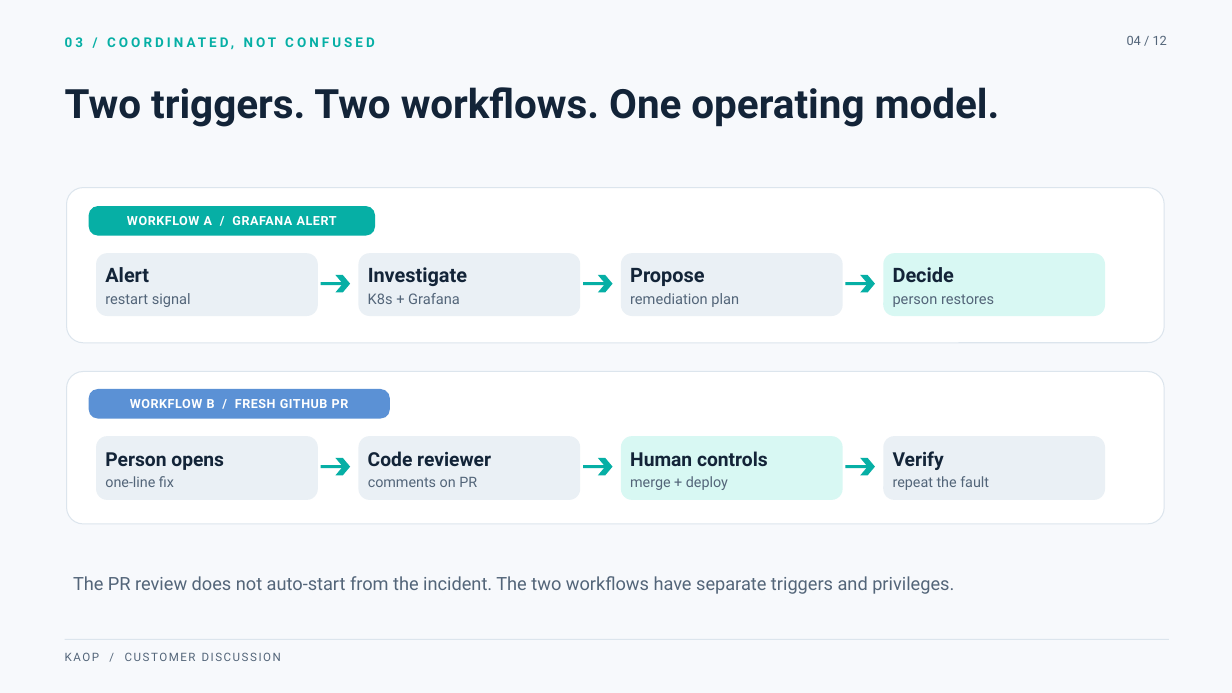
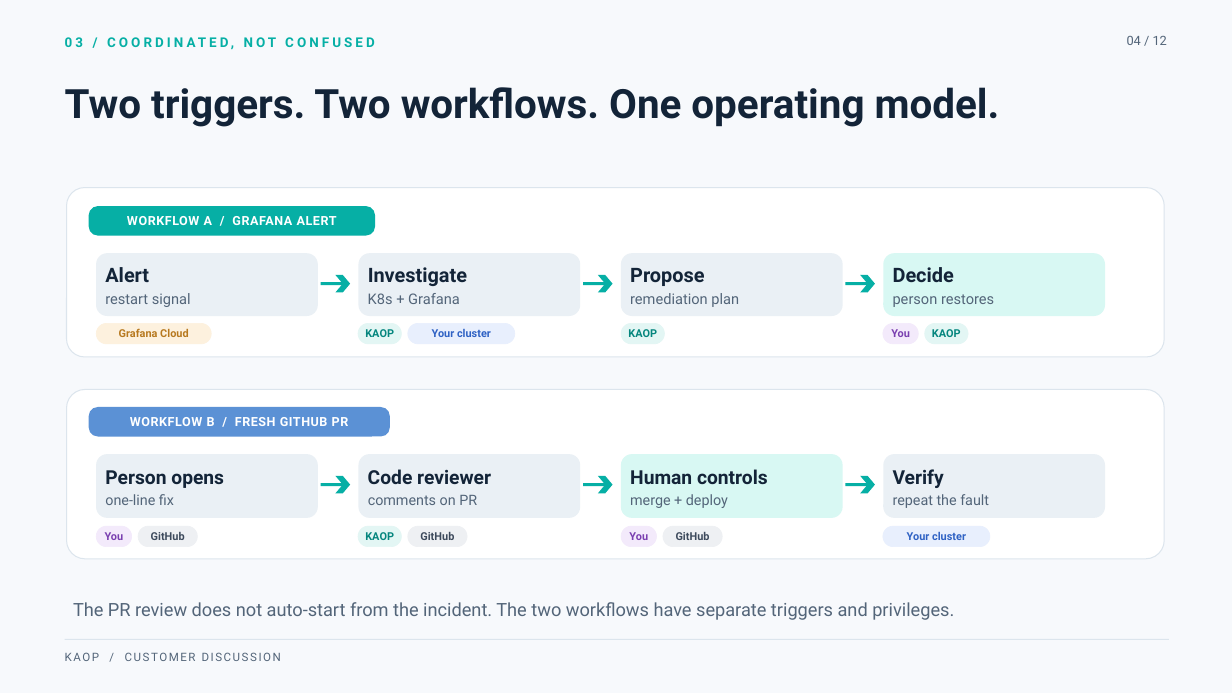
Before and after one commit to chizeni24/komodor-production-lab, a slide deck: slide 5 of docs/presentation/KAOP_Customer_Pitch.pptx. Drawn at 1232x693 pixels with LibreOffice and Linux fonts; fonts in the diff are those of the drawing. Boxes give left, top, right and bottom in pixels: in the first picture for what was removed or moved away, otherwise in the second. Text is boxed around its words. In the diff, an @@ line names an element or a change of style, - is before the commit and + after.

```diff
--- a/docs/presentation/KAOP_Customer_Pitch.pptx
+++ b/docs/presentation/KAOP_Customer_Pitch.pptx
@@ rounded rectangle: place and size @@
-rounded rectangle at <box>67,188,1165,343</box>
+rounded rectangle at <box>67,188,1165,357</box>
@@ rounded rectangle added at <box>96,323,211,344</box>, fill #FDF1DE, outline #FDF1DE 0.5 pt @@
@@ text added at <box>119,328,188,337</box>, 8.5 pt, text #B7791F, bold @@
+Grafana Cloud
@@ rounded rectangle added at <box>359,323,402,344</box>, fill #E3F6F4, outline #E3F6F4 0.5 pt @@
@@ text added at <box>365,329,394,337</box>, 8.5 pt, text #05867E, bold @@
+KAOP
@@ rounded rectangle added at <box>408,323,515,344</box>, fill #E8EFFD, outline #E8EFFD 0.5 pt @@
@@ text added at <box>432,329,491,337</box>, 8.5 pt, text #2F62C4, bold @@
+Your cluster
@@ rounded rectangle added at <box>621,323,665,344</box>, fill #E3F6F4, outline #E3F6F4 0.5 pt @@
@@ text added at <box>628,329,657,337</box>, 8.5 pt, text #05867E, bold @@
+KAOP
@@ rounded rectangle added at <box>884,323,919,344</box>, fill #F3EAFB, outline #F3EAFB 0.5 pt @@
@@ text added at <box>891,329,910,337</box>, 8.5 pt, text #7A3FB0, bold @@
+You
@@ rounded rectangle added at <box>925,323,969,344</box>, fill #E3F6F4, outline #E3F6F4 0.5 pt @@
@@ text added at <box>932,329,961,337</box>, 8.5 pt, text #05867E, bold @@
+KAOP
@@ rounded rectangle: place and size @@
-rounded rectangle at <box>67,372,1165,524</box>
+rounded rectangle at <box>67,389,1165,558</box>
@@ 8 texts, 5 rounded rectangles, 3 chevrons: place and size @@
-8 texts, 5 rounded rectangles, 3 chevrons at <box>89,389,1105,500</box>
+8 texts, 5 rounded rectangles, 3 chevrons at <box>89,407,1105,518</box>
@@ 3 lines, 1 text: place and size @@
-3 lines, 1 text at <box>130,399,872,467</box>
+3 lines, 1 text at <box>130,417,872,484</box>
@@ rounded rectangle added at <box>96,526,131,546</box>, fill #F3EAFB, outline #F3EAFB 0.5 pt @@
@@ text added at <box>105,532,124,540</box>, 8.5 pt, text #7A3FB0, bold @@
+You
@@ rounded rectangle added at <box>138,526,197,546</box>, fill #EEF0F3, outline #EEF0F3 0.5 pt @@
@@ text added at <box>151,532,185,540</box>, 8.5 pt, text #3D4A5C, bold @@
+GitHub
@@ rounded rectangle added at <box>359,526,402,546</box>, fill #E3F6F4, outline #E3F6F4 0.5 pt @@
@@ text added at <box>365,532,394,540</box>, 8.5 pt, text #05867E, bold @@
+KAOP
@@ rounded rectangle added at <box>408,526,467,546</box>, fill #EEF0F3, outline #EEF0F3 0.5 pt @@
@@ text added at <box>420,532,454,540</box>, 8.5 pt, text #3D4A5C, bold @@
+GitHub
@@ rounded rectangle added at <box>621,526,656,546</box>, fill #F3EAFB, outline #F3EAFB 0.5 pt @@
@@ text added at <box>629,532,648,540</box>, 8.5 pt, text #7A3FB0, bold @@
+You
@@ rounded rectangle added at <box>663,526,722,546</box>, fill #EEF0F3, outline #EEF0F3 0.5 pt @@
@@ text added at <box>676,532,710,540</box>, 8.5 pt, text #3D4A5C, bold @@
+GitHub
@@ rounded rectangle added at <box>884,526,991,546</box>, fill #E8EFFD, outline #E8EFFD 0.5 pt @@
@@ text added at <box>907,532,966,540</box>, 8.5 pt, text #2F62C4, bold @@
+Your cluster
@@ text "The PR review does not ...": place and size @@
-text "The PR review does not ..." at <box>73,576,954,594</box>
+text "The PR review does not ..." at <box>73,602,954,620</box>
```
Also in this commit, not shown: 1 other file.
